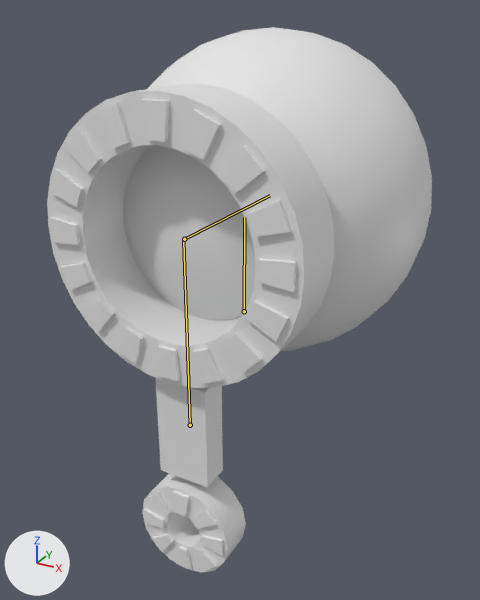
The Blender file models/tools/tool_bubble.blend as it was, and as the next commit left it.
Both versions are drawn from a 50 mm lens placed at (2.95, -5.6, 2.87), pointed at (-0.25, 0.23, -0.04). Arrows for +X, +Y and +Z are at lower left; the lights stay in place. The bones that bend it are drawn over the model as lines.

The first picture shows 'Bubble', 'Wand'.
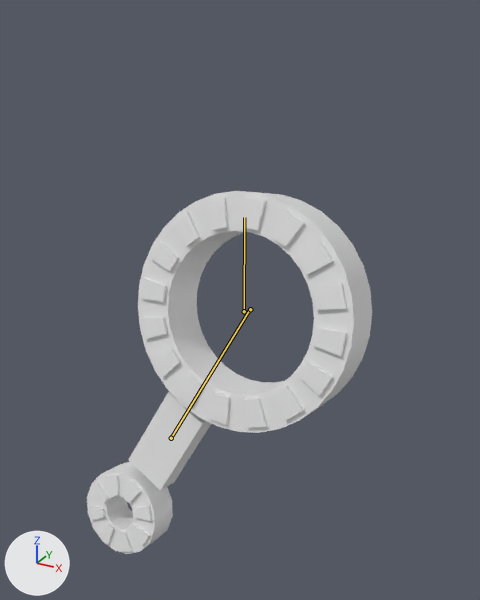
The newer file adds an action. The first version stands in its rest pose; the second is drawn at frame 1 of the action 'Cursor'.

Where the change shows, as pixel boxes (x1, y1, x2, y2) in the pictures (480 x 600 px):
'Wand', posed (26% shorter)
    before: (47, 83, 334, 573)
    after: (87, 191, 372, 554)
'Bubble', posed (not visible afterwards)
    before: (123, 27, 432, 351)
bone 'wand', root to tip
    before: (190, 425) to (183, 240)
    after: (171, 438) to (249, 310)
bone 'bubble', root to tip
    before: (184, 239) to (270, 195)
    after: (250, 309) to (250, 309)

The change in detail:
Bone 'wand' (bone_wand) moves from (0.0, 0.0, 0.0) to (-0.781, -0.894, -0.77).
Bone 'wand' (bone_wand) turns from (0, 0, 0) to (-14, -6, -24) degrees about its own x, y and z.
Bone 'bubble' (bone_bubble) is rescaled from (1.0, 1.0, 1.0) to (0.0, 0.0, 0.0).
